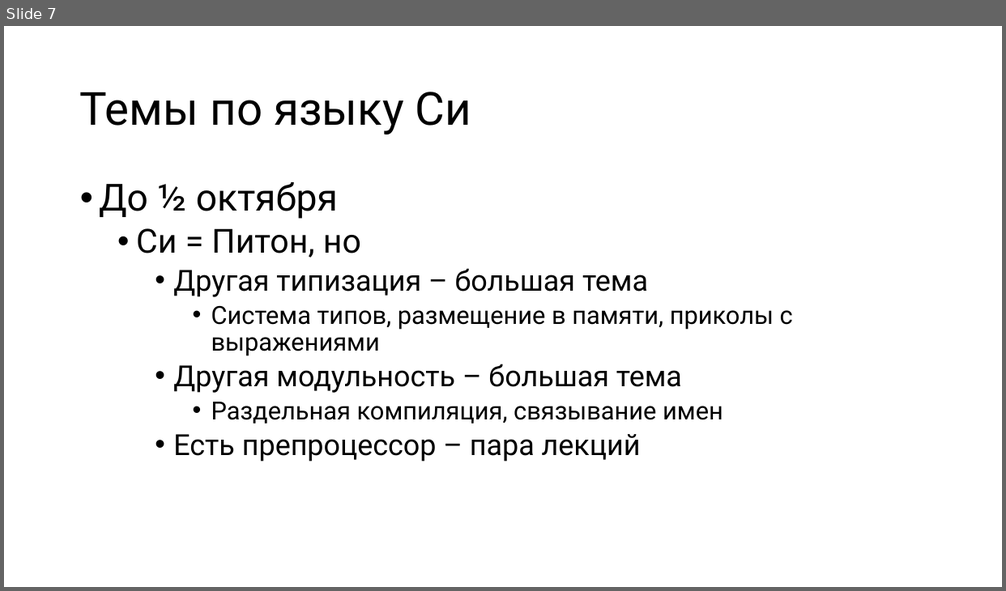
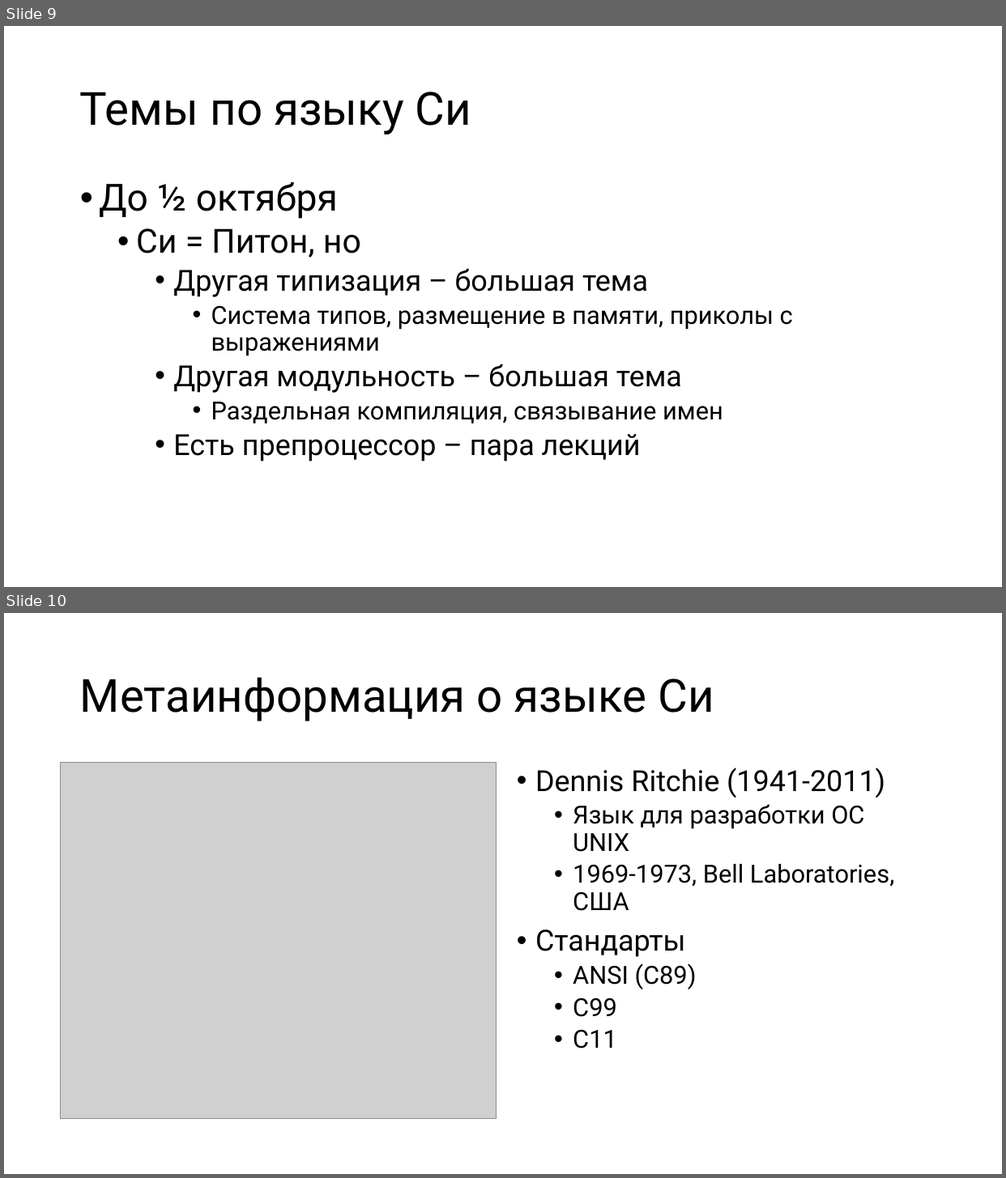
Before and after one commit to Evgueni-Petrov-aka-espetrov/Algorithms-and-Programming-in-C-pptx, a slide deck: 00 План-капкан до весны.pptx. Shown one above the other, each under a label of ours: slide 7 before the commit, slides 9 and 10 after it. The pictures are 1006x591 and 1006x1178 pixels, drawn with LibreOffice and Linux fonts; fonts in the diff are those of the drawing; grey boxes stand for pictures. Boxes give left, top, right and bottom in pixels: in the first picture for what was removed or moved away, otherwise in the second. Text is boxed around its words. In the diff, an @@ line names an element or a change of style, - is before the commit and + after.

```diff
--- a/00 План-капкан до весны.pptx
+++ b/00 План-капкан до весны.pptx
@@ slide 10 added at (x1=4, y1=613, x2=1002, y2=1174), background #FFFFFF @@
@@ title added at (x1=80, y1=677, x2=714, y2=722), 44 pt, text #000000 @@
+Метаинформация о языке Си
@@ picture added at (x1=60, y1=763, x2=496, y2=1119) @@
@@ text added at (x1=535, y1=768, x2=894, y2=1049), 24 pt, text #000000 @@
+• Dennis Ritchie (1941-2011)
+  • Язык для разработки ОС UNIX
+  • 1969-1973, Bell Laboratories, США
+• Стандарты
+  • ANSI (С89)
+  • С99
+  • С11
@@ what was slide 7 is now slide 9 @@
```
Also in this commit, not shown: 4 slides changed, 13 other slides added.
